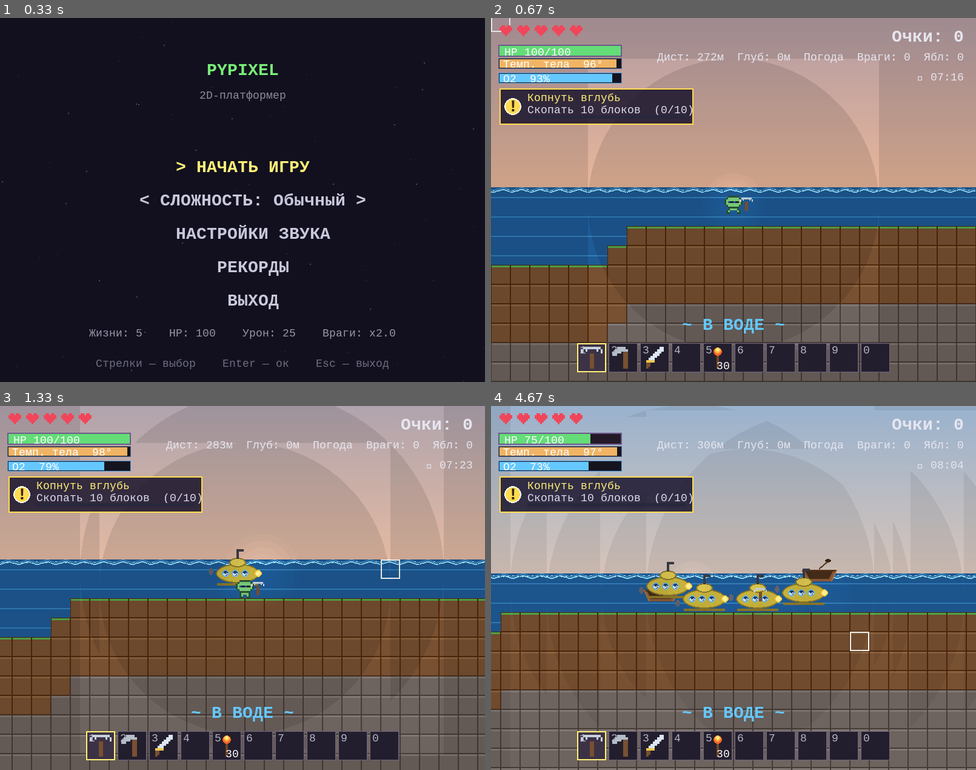
Above: before the commit, frames 1-4 (two rows, left to right).
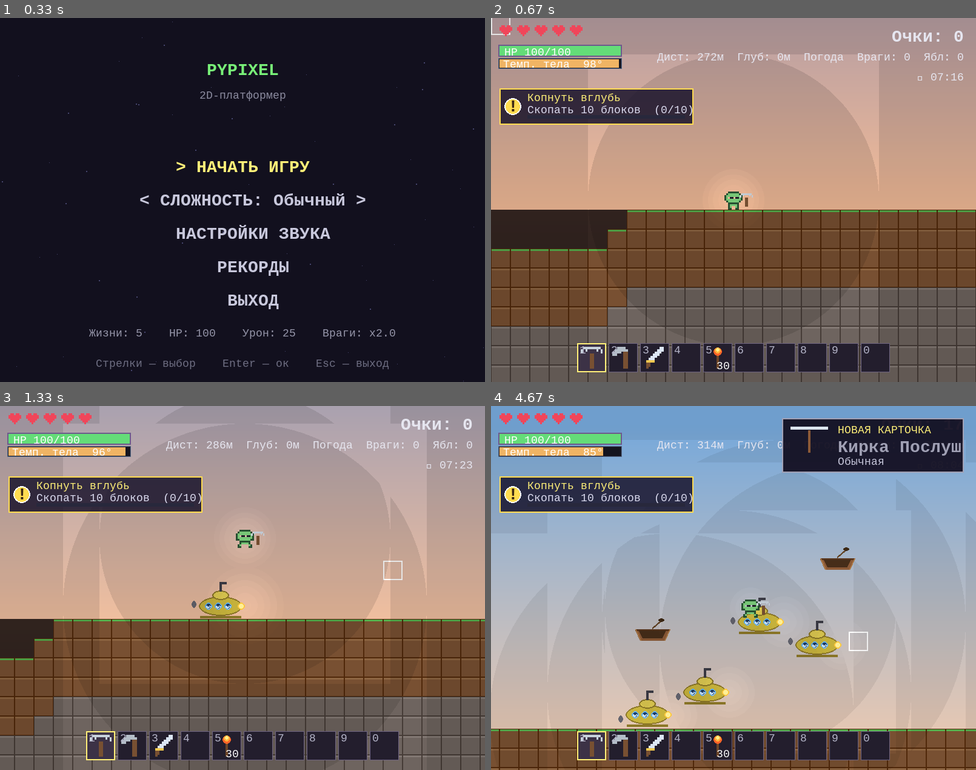
Above: after the commit, the same moments.

Repository: Folombas/PyGame2026
Game: pygame game, started from PyPixel/main.py
The game is run twice, just before and just after one commit, with the same random seed, the same clock (stepped at 60 frames per second) and the same inputs.
Inputs (mouse positions are in pixels of both pictures, inside the frame that each line leads up to):
- Up to frame 1 (0.33 s): no input
- Up to frame 2 (0.67 s): tap Enter at 0.33 s
- Up to frame 3 (1.33 s): hold U 0.67-1.13 s; hold Right 0.67-1.13 s; move the mouse to (397, 577) at 0.7 s; tap Space at 1.17 s
- Up to frame 4 (4.67 s): hold Right 1.5-1.97 s; move the mouse to (583, 533) at 1.53 s; tap U at 1.65, 2.15, 3.55 s; hold Up 2-2.3 s; move the mouse to (912, 715) at 2.03 s; tap Space at 2.07, 2.4, 2.7, 2.9, 3.2, 3.47, 3.77, 3.9, 4.3, 4.6 s; hold Right 2.33-2.8 s; move the mouse to (607, 453) at 2.37 s; tap K at 2.48, 3.98 s; hold Left 2.83-3.37 s; move the mouse to (617, 515) at 2.87 s; hold Left 3.4-3.8 s; move the mouse to (738, 624) at 3.43 s; hold Up 3.83-4.2 s; move the mouse to (718, 526) at 3.87 s; hold Right from 4.23 s (still down); move the mouse to (859, 646) at 4.27 s

Frame 1 is identical in both runs. In frame 2, 24% of the frame differs, in the area x 0-100%, y 3-100%; in frame 3, 34%; in frame 4, 89%, in the area x 0-100%, y 0-100%.

Commit message:
Fix SEA_TY: level above base surface; water only in real depressions

Diff:
--- a/PyPixel/main.py
+++ b/PyPixel/main.py
@@ -350,11 +350,12 @@
 
 # ================= СЕССИЯ =================
 def new_session(difficulty):
-    # Спавн — на лугу, в безопасном месте (между лесом и озером)
+    # Спавн — на лугу, чуть левее деревни
     spawn_tx = 85
     from world import surface_ty as _st
-    spawn_ty = _st(spawn_tx) - 2
-    player = Player(spawn_tx * TILE, spawn_ty * TILE)
+    spawn_ty = _st(spawn_tx)
+    # ставим игрока НА поверхность (bottom = верхний тайл земли)
+    player = Player(spawn_tx * TILE, spawn_ty * TILE - 32)
     camera = Camera(WIDTH)
     camera.offset_x = player.rect.centerx - WIDTH // 2
     camera.offset_y = player.rect.centery - HEIGHT // 2
@@ -608,7 +609,7 @@
                                 L["max_x"] // 10, difficulty_key)
                 else:
                     # респавн на лугу
-                    L["player"] = Player(85 * TILE, (surface_ty(85) - 2) * TILE)
+                    L["player"] = Player(85 * TILE, surface_ty(85) * TILE - 32)
                     L["camera"] = Camera(WIDTH)
                     L["camera"].offset_x = L["player"].rect.centerx - WIDTH // 2
                     L["camera"].offset_y = L["player"].rect.centery - HEIGHT // 2
@@ -666,7 +667,7 @@
                     save_record(L["score"], 0, 0, L["kills"], L["apples"],
                                 L["max_x"] // 10, difficulty_key)
                 else:
-                    L["player"] = Player(85 * TILE, (surface_ty(85) - 2) * TILE)
+                    L["player"] = Player(85 * TILE, surface_ty(85) * TILE - 32)
                     L["camera"] = Camera(WIDTH)
                     L["hp"] = L["max_hp"]
                     sounds.play("hit")
@@ -693,7 +694,7 @@
                         save_record(L["score"], 0, 0, L["kills"], L["apples"],
                                     L["max_x"] // 10, difficulty_key)
                     else:
-                        L["player"] = Player(85 * TILE, (surface_ty(85) - 2) * TILE)
+                        L["player"] = Player(85 * TILE, surface_ty(85) * TILE - 32)
                         L["camera"] = Camera(WIDTH)
                         L["hp"] = L["max_hp"]
                         L["body_temp"] = 100.0
@@ -861,7 +862,7 @@
                                 save_record(L["score"], 0, 0, L["kills"], L["apples"],
                                             L["max_x"] // 10, difficulty_key)
                             else:
-                                L["player"] = Player(85 * TILE, (surface_ty(85) - 2) * TILE)
+                                L["player"] = Player(85 * TILE, surface_ty(85) * TILE - 32)
                                 L["camera"] = Camera(WIDTH)
                                 L["hp"] = L["max_hp"]
 
--- a/PyPixel/world.py
+++ b/PyPixel/world.py
@@ -20,8 +20,8 @@
 from farm import Cow, Carrot
 
 TILE = TILE_SIZE
-SURFACE_TY = 40                # базовый уровень поверхности
-SEA_TY = 38                    # уровень моря
+SURFACE_TY = 40                # базовый уровень поверхности (луг, лес)
+SEA_TY = 50                    # уровень моря — впадины ГЛУБЖЕ 50 тайлов заливаются водой
 SNOW_LINE_TY = 25              # выше — снег
 WORLD_TX = 300                 # ширина мира в тайлах
 WORLD_TY = 120                 # высота мира в тайлах
@@ -45,17 +45,17 @@
     (50, 70, 40),
     (70, 80, 42),    # чуть ниже — низинка
 
-    # луг (ровный)
+    # луг (ровный) — спавн и деревня тут
     (80, 110, 40),
 
-    # озеро — большая плоская низина
-    (110, 150, 55),  # уровень дна озера
+    # озеро — плоская низина НИЖЕ уровня моря (SEA_TY=50)
+    (110, 150, 60),  # дно озера, вода 50-59
 
     # океан — ГЛУБОКАЯ впадина
-    (150, 230, 130), # дно океана (в 3 раза ниже базового!)
+    (150, 230, 130), # дно океана
 
     # пляж — поднимается
-    (230, 250, 50),
+    (230, 250, 42),
 
     # восточные холмы
     (250, 270, 40),
@@ -92,7 +92,7 @@
     st = _smooth_surface(tx)
 
     if ty < st:
-        # Над поверхностью — воздух или вода (в низинах)
+        # Вода только в низинах: если поверхность ГЛУБЖЕ уровня моря
         if st > SEA_TY and ty >= SEA_TY:
             return WATER
         return AIR
